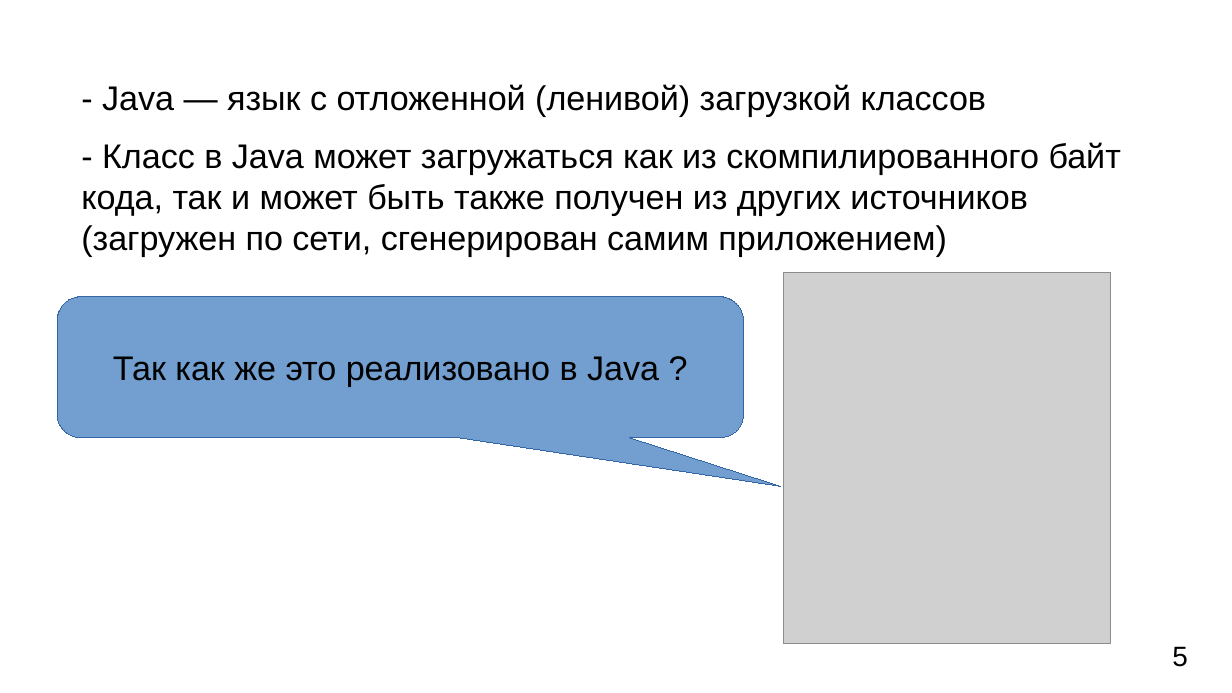
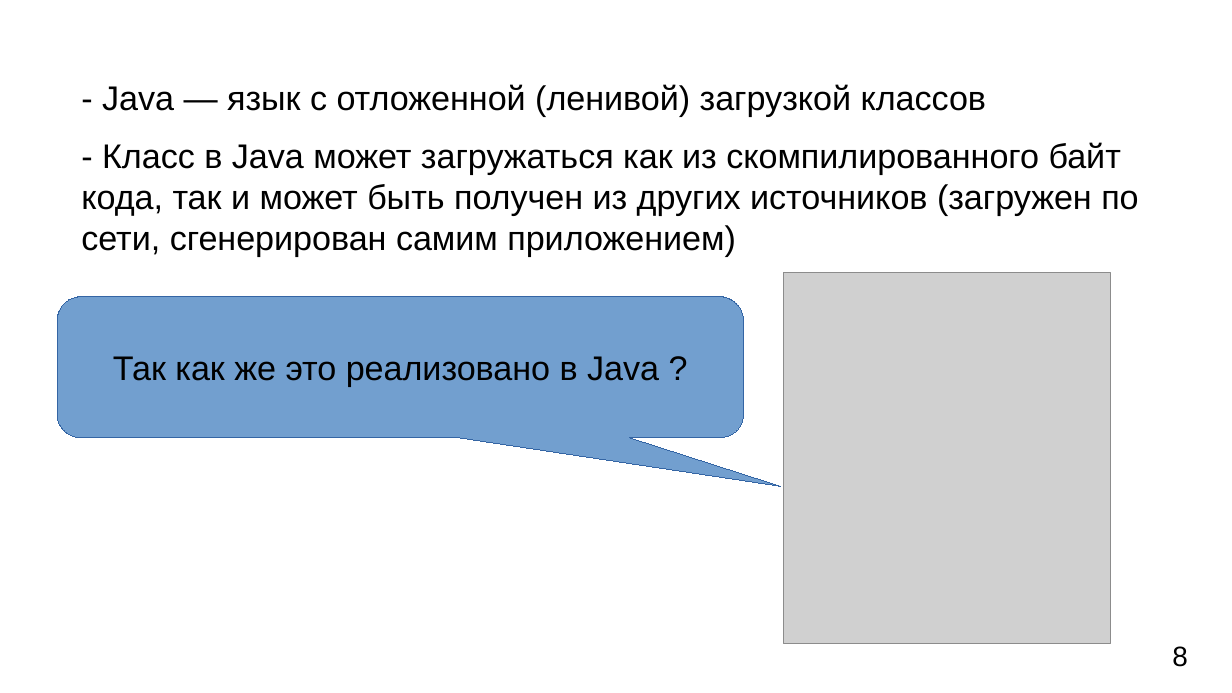
Before and after one commit to DenisPavlov/classloaders, a slide deck: slide 8 of resources/presentation.odp. Drawn at 1232x693 pixels with LibreOffice and Linux fonts; fonts in the diff are those of the drawing; grey boxes stand for pictures. Boxes give left, top, right and bottom in pixels: in the first picture for what was removed or moved away, otherwise in the second. Text is boxed around its words. In the diff, an @@ line names an element or a change of style, - is before the commit and + after.

```diff
--- a/resources/presentation.odp
+++ b/resources/presentation.odp
@@ text at (81,142,1138,257): text changed @@
-- Класс в Java может загружаться как из скомпилированного байт кода, так и может быть также получен из других источников (загружен по сети, сгенерирован самим приложением)
+- Класс в Java может загружаться как из скомпилированного байт кода, так и может быть получен из других источников (загружен по сети, сгенерирован самим приложением)
@@ text at (1172,646,1188,667): text changed @@
-5
+8
```
Also in this commit, not shown: 20 other slides changed, 1 slide removed, 1 other file.
